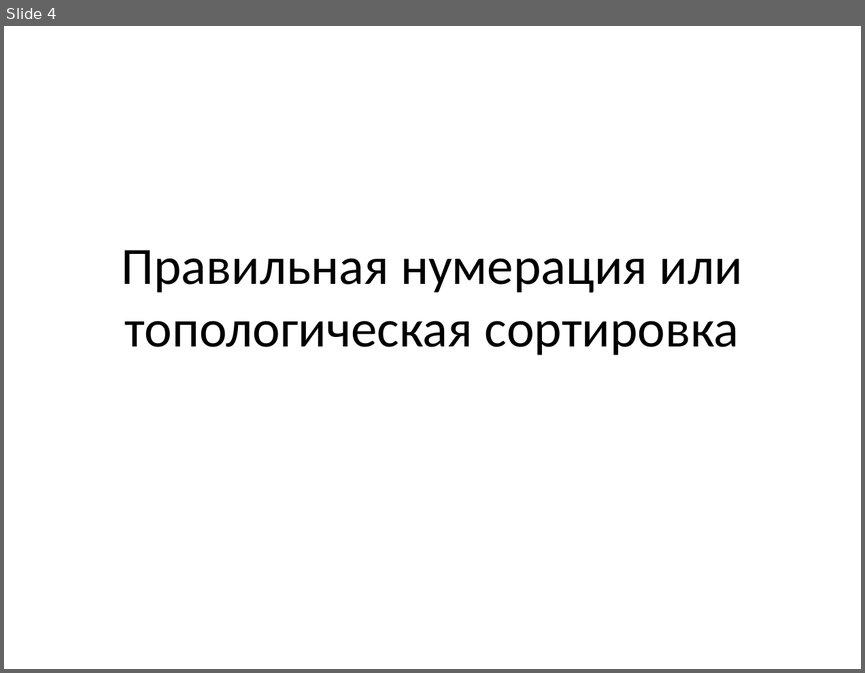
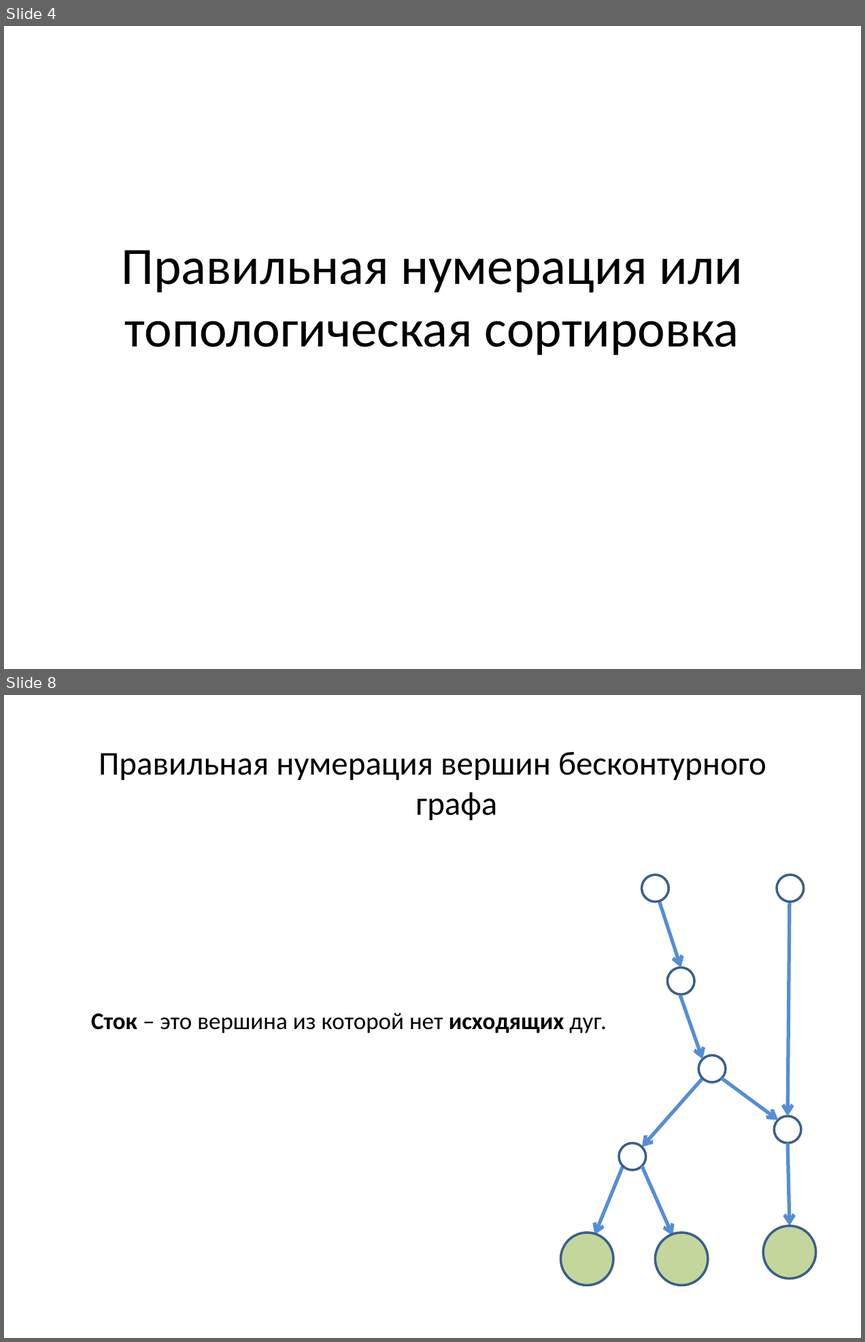
Before and after one commit to SteinbergOB/ANG, a slide deck: Презентации/Лекция 2.pptx. Shown one above the other, each under a label of ours: slide 4 before the commit, slides 4 and 8 after it; the slides between them are not shown. The pictures are 865x673 and 865x1342 pixels, drawn with LibreOffice and Linux fonts; fonts in the diff are those of the drawing. Boxes give left, top, right and bottom in pixels: in the first picture for what was removed or moved away, otherwise in the second. Text is boxed around its words. In the diff, an @@ line names an element or a change of style, - is before the commit and + after.

```diff
--- a/Презентации/Лекция 2.pptx
+++ b/Презентации/Лекция 2.pptx
@@ slide 8 added at (4,695,861,1338), background #FFFFFF @@
@@ text added at (99,751,766,820), 28 pt, text #000000 @@
+Правильная нумерация вершин бесконтурного графа
@@ ellipse added at (641,875,668,902), fill #FFFFFF, outline #3A5F8C 2 pt @@
@@ ellipse added at (777,875,804,902), fill #FFFFFF, outline #3A5F8C 2 pt @@
@@ arrow added from (659, 900) to (681, 968), #558ED5 3 pt @@
@@ arrow added from (789, 900) to (787, 1116), #558ED5 3 pt @@
@@ ellipse added at (667,968,694,994), fill #FFFFFF, outline #3A5F8C 2 pt @@
@@ arrow added from (680, 995) to (702, 1059), #558ED5 3 pt @@
@@ text added at (91,1013,606,1033), 20 pt, text #000000 @@
+Сток – это вершина из которой нет исходящих дуг.
@@ ellipse added at (699,1055,725,1081), fill #FFFFFF, outline #3A5F8C 2 pt @@
@@ arrow added from (702, 1078) to (641, 1147), #558ED5 3 pt @@
@@ arrow added from (721, 1078) to (778, 1120), #558ED5 3 pt @@
@@ ellipse added at (774,1116,801,1142), fill #FFFFFF, outline #3A5F8C 2 pt @@
@@ ellipse added at (619,1143,646,1170), fill #FFFFFF, outline #3A5F8C 2 pt @@
@@ arrow added from (787, 1143) to (789, 1225), #558ED5 3 pt @@
@@ arrow added from (623, 1166) to (594, 1235), #558ED5 3 pt @@
@@ arrow added from (641, 1166) to (672, 1236), #558ED5 3 pt @@
@@ ellipse added at (561,1232,614,1285), fill #C3D69B, outline #3A5F8C 2 pt @@
@@ ellipse added at (655,1232,708,1285), fill #C3D69B, outline #3A5F8C 2 pt @@
@@ ellipse added at (763,1225,816,1278), fill #C3D69B, outline #3A5F8C 2 pt @@
```
Also in this commit, not shown: 17 slides changed, 49 other slides added, 1 slide removed, 1 other file.
